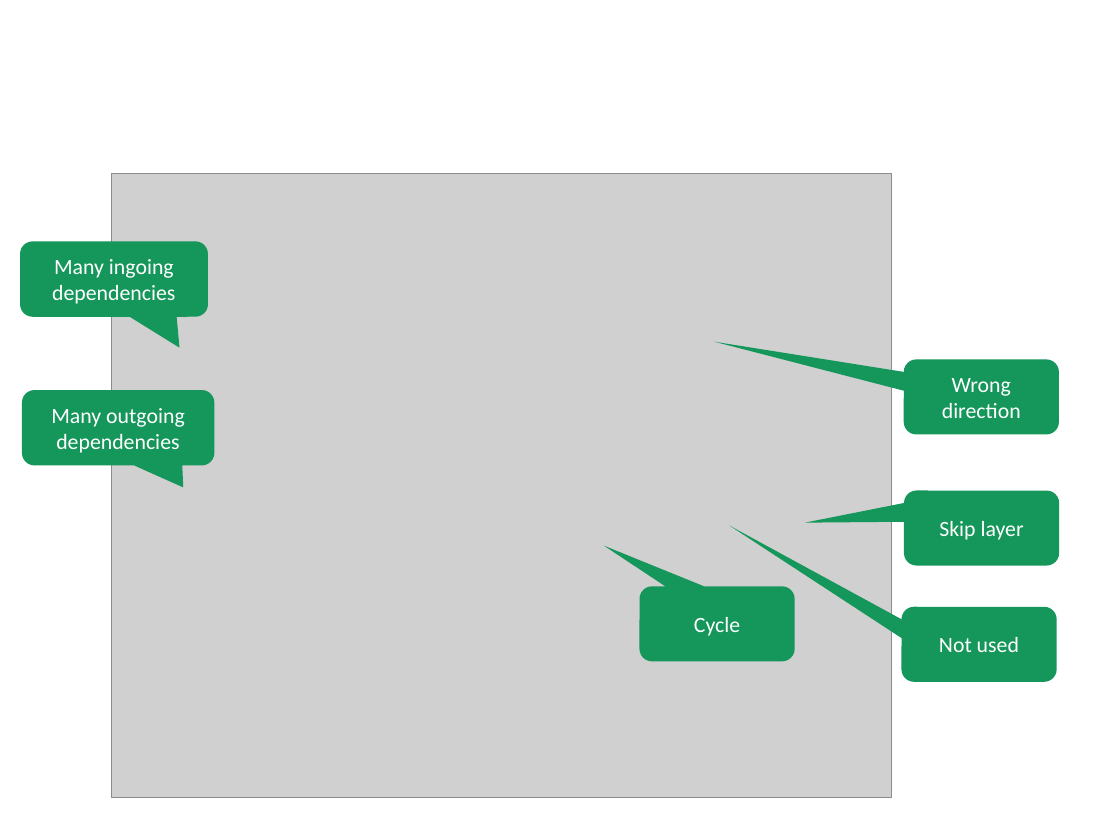
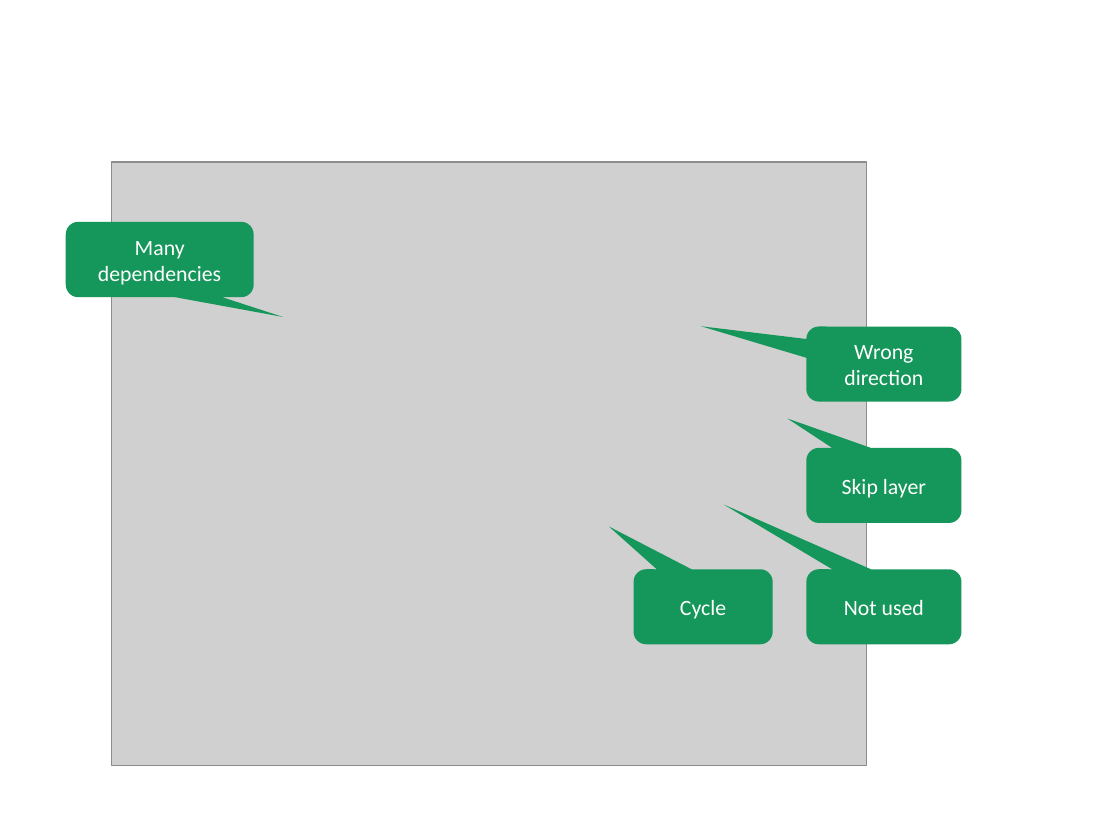
Before and after one commit to dsmsuite/dsmsuite.github.io, a slide deck: slide 2 of assets/img/Images.pptx. Drawn at 1120x840 pixels with LibreOffice and Linux fonts; fonts in the diff are those of the drawing; grey boxes stand for pictures. Boxes give left, top, right and bottom in pixels: in the first picture for what was removed or moved away, otherwise in the second. Text is boxed around its words. In the diff, an @@ line names an element or a change of style, - is before the commit and + after.

```diff
--- a/assets/img/Images.pptx
+++ b/assets/img/Images.pptx
@@ picture: place and size @@
-picture at (112, 174, 892, 797)
+picture at (112, 162, 867, 766)
@@ proportions changed in 5 elements at (634, 569, 773, 644), (806, 327, 962, 402), (806, 569, 962, 644), (806, 448, 962, 523), (66, 222, 254, 297) @@
@@ rounded speech box "Many dependencies": place and size @@
-rounded speech box "Many dependencies" at (20, 241, 208, 316)
+rounded speech box "Many dependencies" at (66, 222, 254, 297)
@@ text in rounded speech box at (98, 241, 221, 285): text changed @@
-Many ingoing dependencies
+Many dependencies
@@ rounded speech box "Wrong direction": place and size @@
-rounded speech box "Wrong direction" at (904, 360, 1060, 435)
+rounded speech box "Wrong direction" at (806, 327, 962, 402)
@@ rounded speech box removed at (22, 390, 215, 465) @@
-Many outgoing dependencies
@@ rounded speech box "Skip layer": place and size @@
-rounded speech box "Skip layer" at (904, 491, 1060, 566)
+rounded speech box "Skip layer" at (806, 448, 962, 523)
@@ rounded speech box "Cycle": place and size @@
-rounded speech box "Cycle" at (640, 587, 795, 662)
+rounded speech box "Cycle" at (634, 569, 773, 644)
@@ rounded speech box "Not used": place and size @@
-rounded speech box "Not used" at (902, 607, 1057, 682)
+rounded speech box "Not used" at (806, 569, 962, 644)
```
Also in this commit, not shown: 1 other file.
